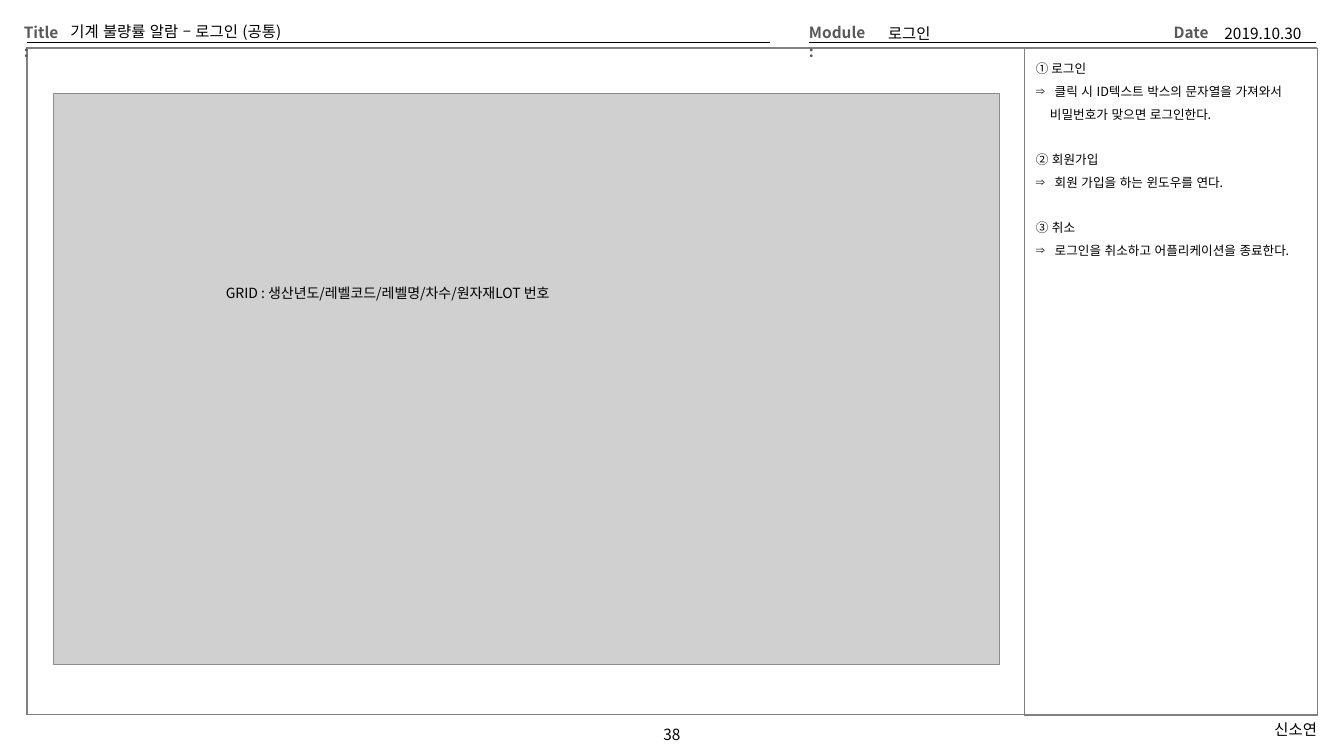
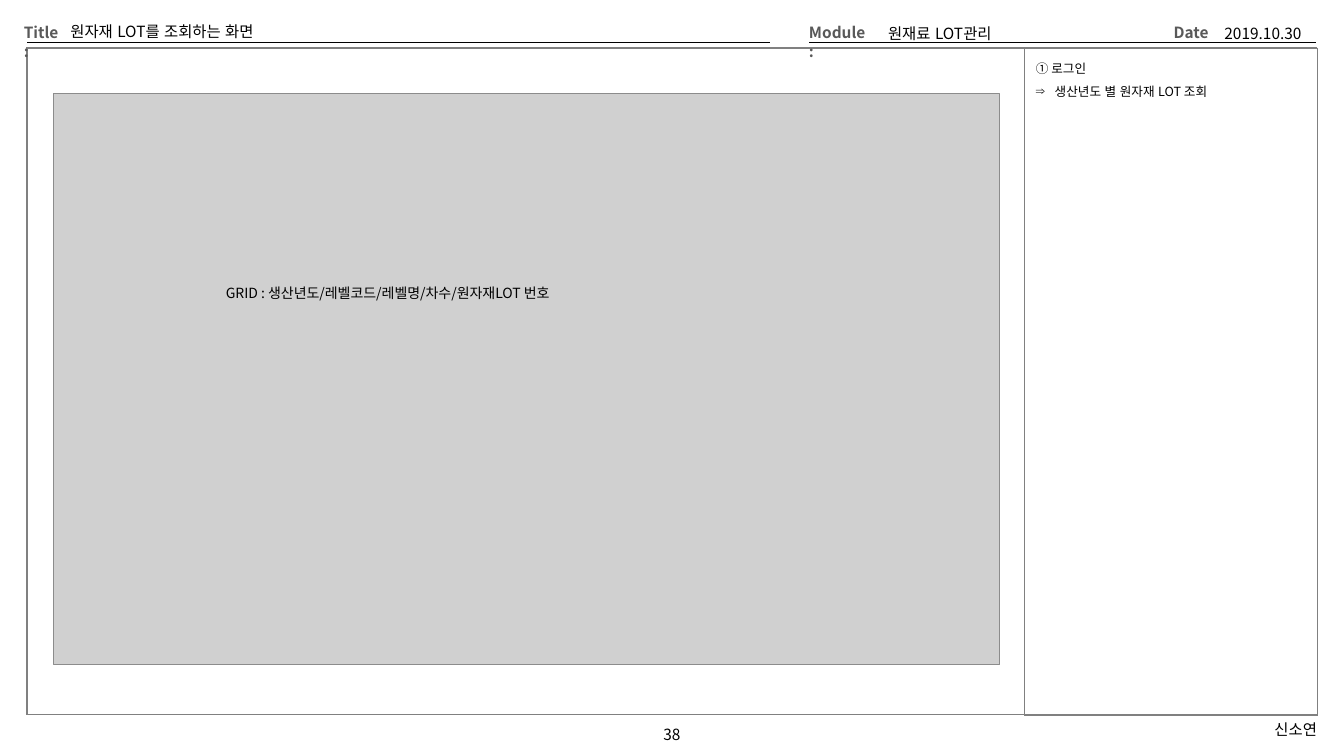
Before and after one commit to Cliedy-s/Team4, a slide deck: slide 38 of source/TEMP/Team4화면설계 - 오휘석.pptx. Drawn at 1344x756 pixels with LibreOffice and Linux fonts; fonts in the diff are those of the drawing; grey boxes stand for pictures. Boxes give left, top, right and bottom in pixels: in the first picture for what was removed or moved away, otherwise in the second. Text is boxed around its words. In the diff, an @@ line names an element or a change of style, - is before the commit and + after.

```diff
--- a/source/TEMP/Team4화면설계 - 오휘석.pptx
+++ b/source/TEMP/Team4화면설계 - 오휘석.pptx
@@ title at box(70, 24, 253, 39): text changed @@
-기계 불량률 알람 – 로그인 (공통)
+원자재 LOT를 조회하는 화면
@@ text at box(888, 26, 992, 43): text changed @@
-로그인
+원재료 LOT관리
@@ text at box(1055, 85, 1207, 97): text changed @@
-⇒ 클릭 시 ID텍스트 박스의 문자열을 가져와서
-비밀번호가 맞으면 로그인한다.
-② 회원가입
-⇒ 회원 가입을 하는 윈도우를 연다.
-③ 취소
-⇒ 로그인을 취소하고 어플리케이션을 종료한다.
+⇒ 생산년도 별 원자재 LOT 조회
```
Also in this commit, not shown: 15 other slides changed, 1 other file.
